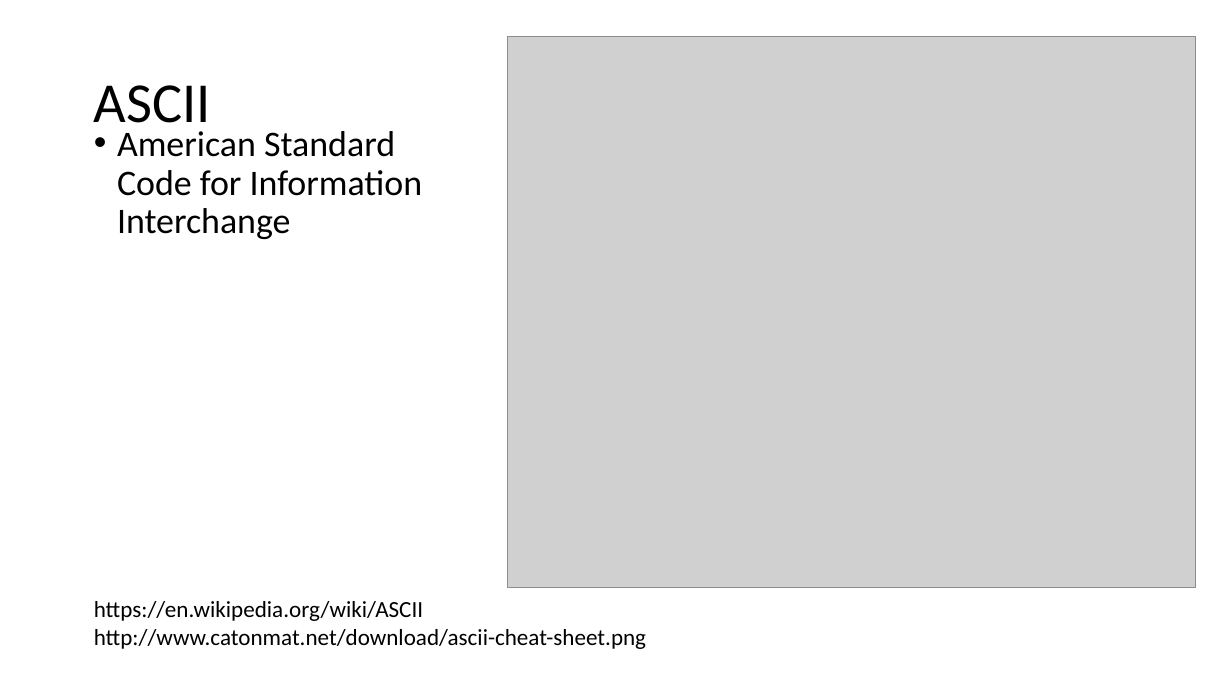
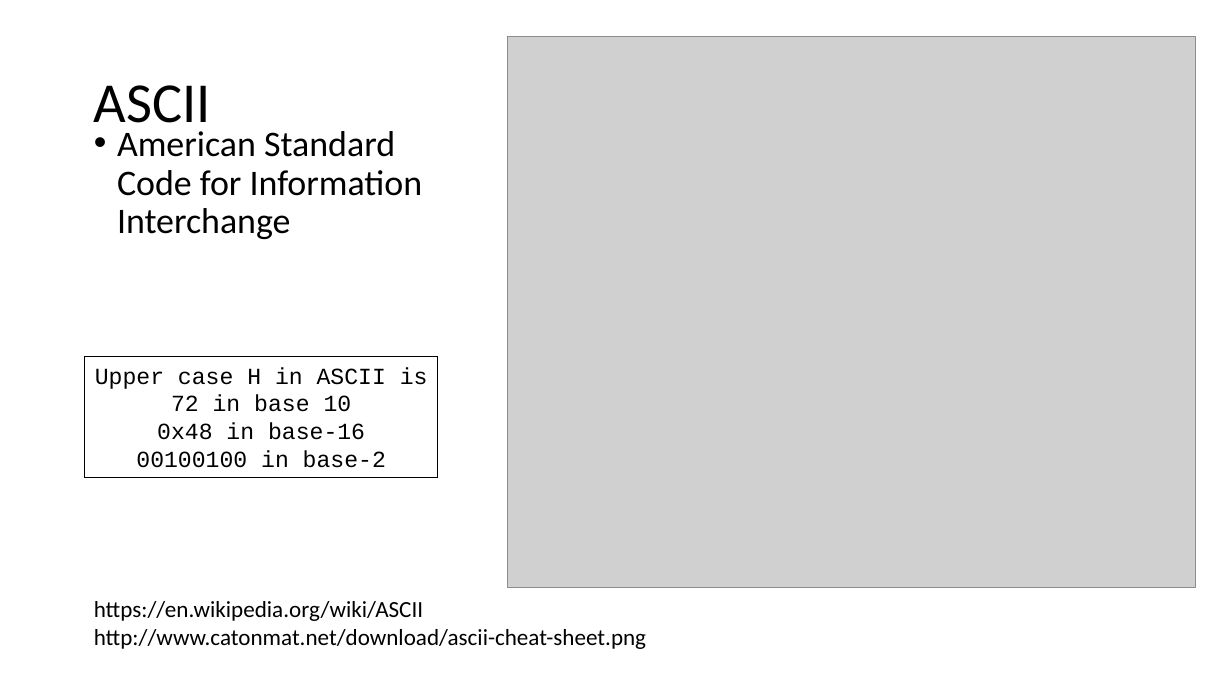
Before and after one commit to csev/cc4e, a slide deck: slide 9 of lectures/KR-2.pptx (slide 6 before the commit). Drawn at 1232x693 pixels with LibreOffice and Linux fonts; fonts in the diff are those of the drawing; grey boxes stand for pictures. Boxes give left, top, right and bottom in pixels: in the first picture for what was removed or moved away, otherwise in the second. Text is boxed around its words. In the diff, an @@ line names an element or a change of style, - is before the commit and + after.

```diff
--- a/lectures/KR-2.pptx
+++ b/lectures/KR-2.pptx
@@ rectangle added at [85, 357, 438, 478], outline #000000 0.75 pt, 18 pt, text #000000 @@
+Upper case H in ASCII is
+72 in base 10
+0x48 in base-16
+00100100 in base-2
```
Also in this commit, not shown: 1 other slide changed, 9 slides added, 1 slide removed, 1 other file.
